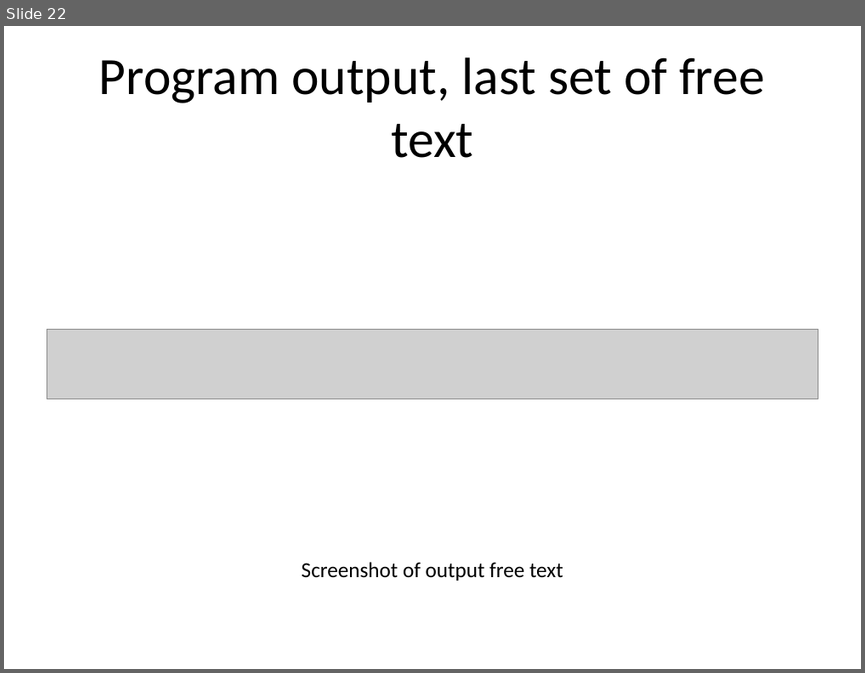
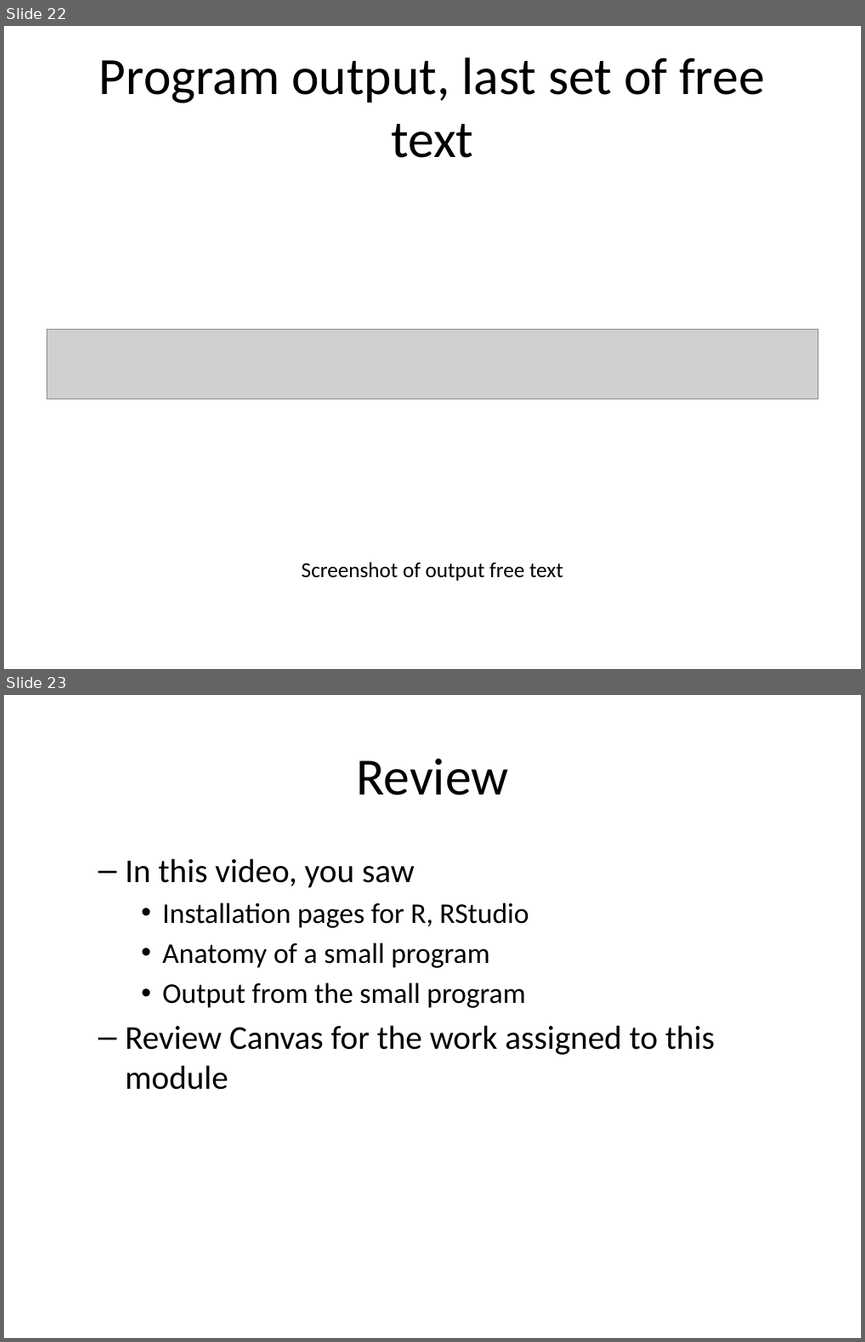
Before and after one commit to pmean/introduction-to-r, a slide deck: part1/src/slides.pptx. Shown one above the other, each under a label of ours: slide 22 before the commit, slides 22 and 23 after it. The pictures are 865x673 and 865x1342 pixels, drawn with LibreOffice and Linux fonts; fonts in the diff are those of the drawing; grey boxes stand for pictures. Boxes give left, top, right and bottom in pixels: in the first picture for what was removed or moved away, otherwise in the second. Text is boxed around its words. In the diff, an @@ line names an element or a change of style, - is before the commit and + after.

```diff
--- a/part1/src/slides.pptx
+++ b/part1/src/slides.pptx
@@ slide 23 added at box(4, 695, 861, 1338), background #FFFFFF @@
@@ title added at box(356, 758, 508, 795), 44 pt, text #000000 @@
+Review
@@ text added at box(125, 858, 715, 1089), 24 pt, text #000000 @@
+  – In this video, you saw
+    • Installation pages for R, RStudio
+    • Anatomy of a small program
+    • Output from the small program
+  – Review Canvas for the work assigned to this module
```
Also in this commit, not shown: 3 slides changed, 1 other file.
